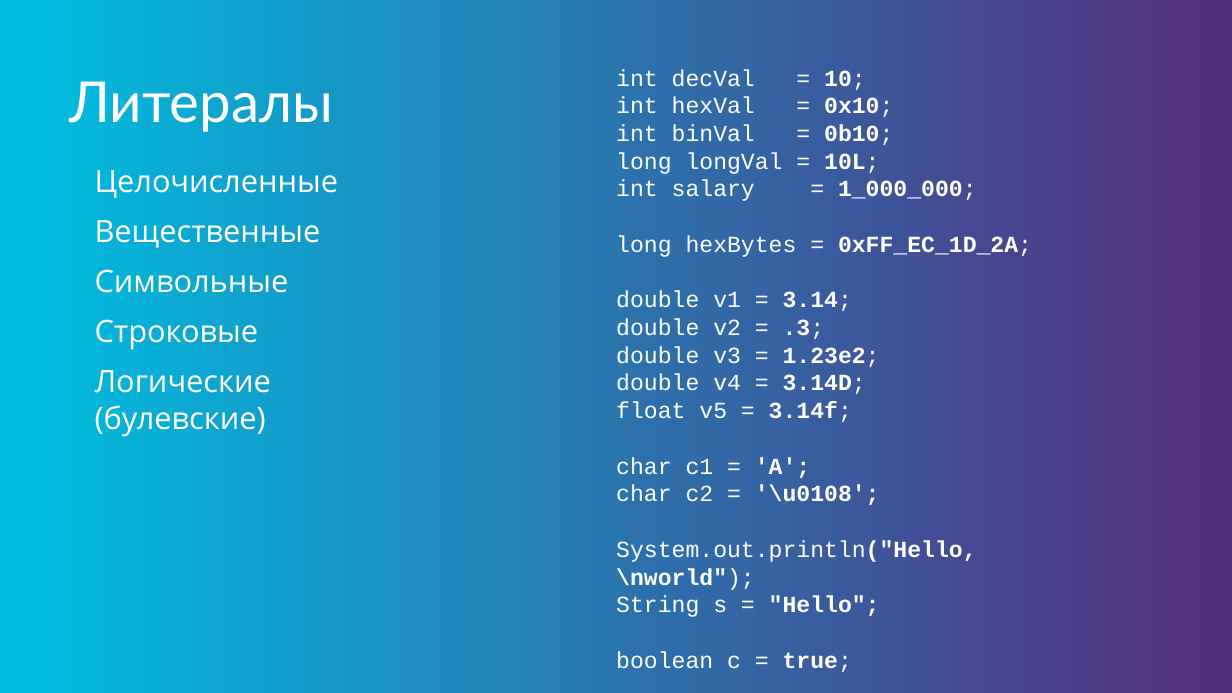
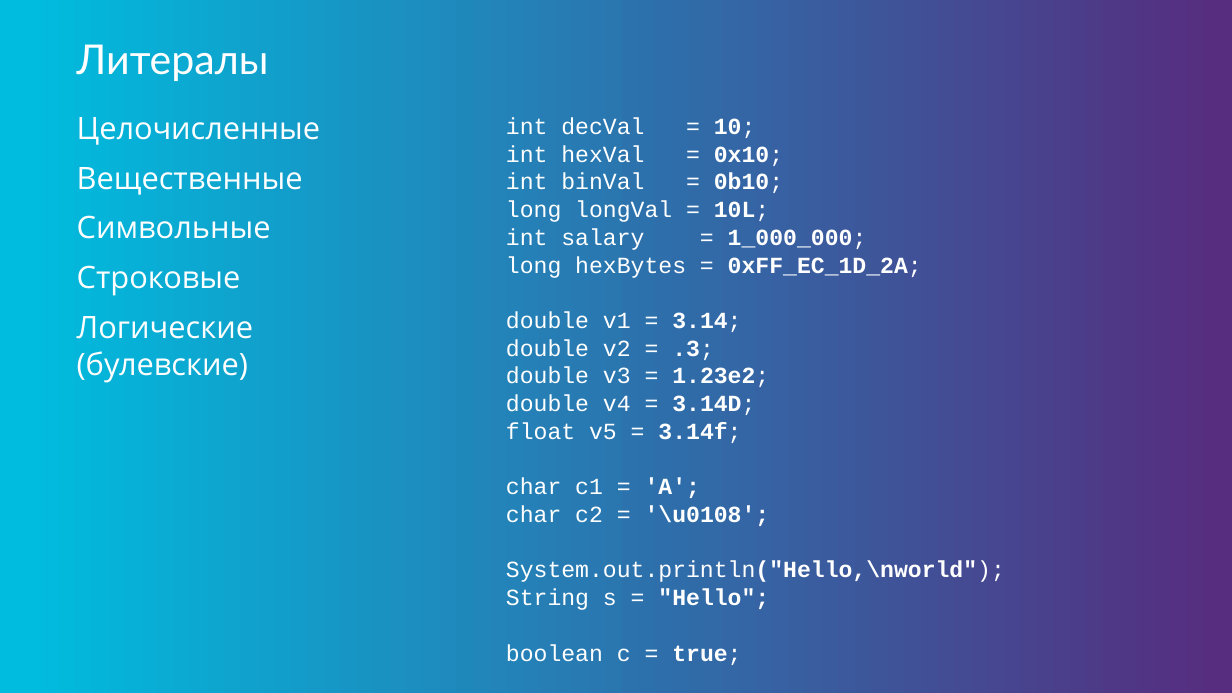
Before and after one commit to java-basic-tutorial/lessons, a slide deck: slide 17 of lesson01/lesson01.pptx. Drawn at 1232x693 pixels with LibreOffice and Linux fonts; fonts in the diff are those of the drawing; background and template pictures are left out. Boxes give left, top, right and bottom in pixels: in the first picture for what was removed or moved away, otherwise in the second. Text is boxed around its words. In the diff, an @@ line names an element or a change of style, - is before the commit and + after.

```diff
--- a/lesson01/lesson01.pptx
+++ b/lesson01/lesson01.pptx
@@ title "Литералы": place and size @@
-title "Литералы" at [69,81,333,132]
+title "Литералы" at [77,44,269,81]
@@ title "Литералы" at [77,44,269,81]: size 44 to 32 pt @@
@@ text "Целочисленные": place and size @@
-text "Целочисленные" at [95,170,339,437]
+text "Целочисленные" at [77,117,321,383]
@@ text "int decVal = 10;" rewrapped from [616,69,1032,672] to [506,117,1005,665] @@
```
Also in this commit, not shown: 29 other slides changed, 3 other files.
